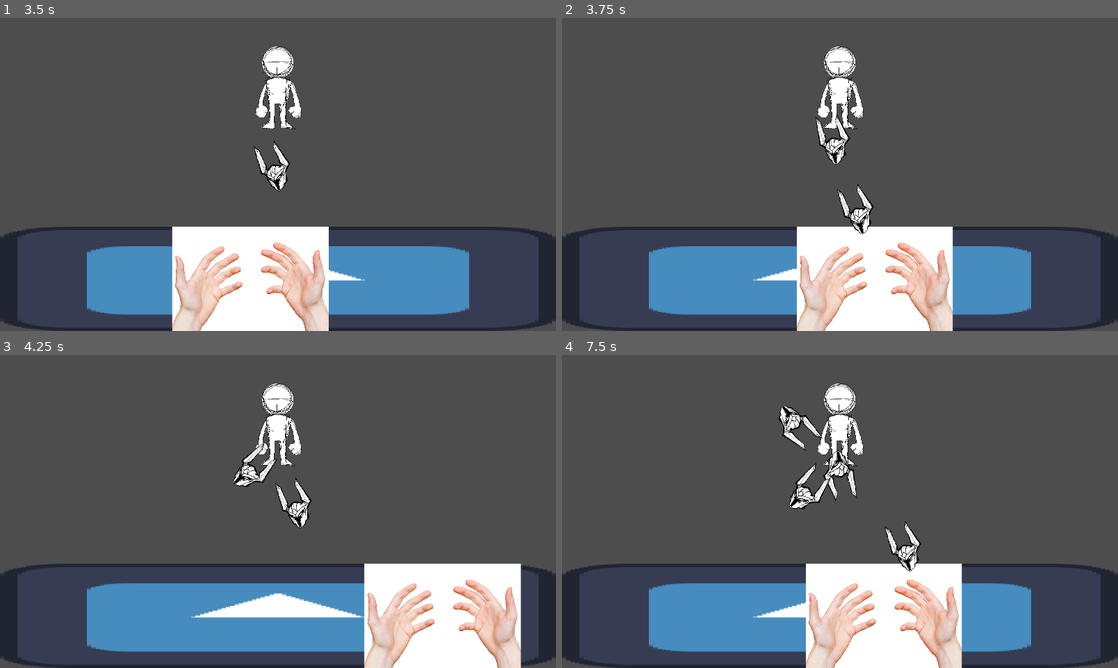
Above: before the commit, frames 1-4 (two rows, left to right).
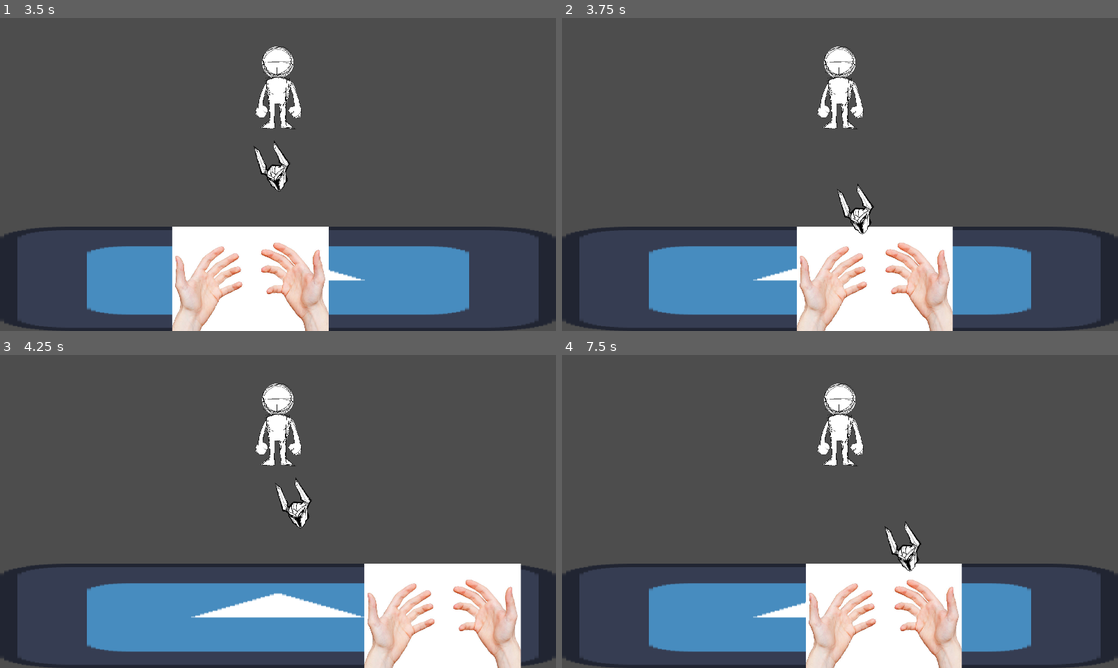
Above: after the commit, the same moments.

Repository: it64070101/funky-flask-flinging
Game: Godot game, scene res://nodes/test_scene.tscn
Same seed, same stepped clock (60 frames per second), same inputs: the game is played once before the commit and once after it. The engine's default icon, where the game draws it, is replaced by a stand-in: a white triangle on a blue panel in a dark square.
Inputs (mouse positions are in pixels of both pictures, inside the frame that each line leads up to):
- Up to frame 1 (3.5 s): tap Enter at 0.5 s; move the mouse to (400, 158) at 0.52 s; hold Right (ui_right) 0.53-1.28 s; click (400, 158) at 0.67 s; move the mouse to (166, 190) at 1.27 s; hold Left (ui_left) 1.28-2.03 s; click (166, 190) at 1.42 s; move the mouse to (333, 105) at 2.02 s; hold Right (ui_right) from 2.03 s (still down); click (333, 105) at 2.17 s; move the mouse to (250, 237) at 2.77 s; click (250, 237) at 2.92 s
- Up to frame 2 (3.75 s): move the mouse to (1006, 221) at 3.52 s; release Right (ui_right) at 3.53 s; hold Left (ui_left) from 3.53 s (still down); click (1006, 221) at 3.67 s
- Up to frame 3 (4.25 s): keep holding Left (ui_left)
- Up to frame 4 (7.5 s): move the mouse to (673, 464) at 4.27 s; click (673, 464) at 4.42 s; move the mouse to (867, 511) at 5.02 s; click (867, 511) at 5.17 s; move the mouse to (756, 433) at 5.77 s; release Left (ui_left) at 5.78 s; hold Right (ui_right) from 5.78 s (still down); click (756, 433) at 5.92 s; move the mouse to (962, 495) at 6.52 s; click (962, 495) at 6.67 s; move the mouse to (728, 527) at 7.27 s; click (728, 527) at 7.42 s

Frame 1 is identical in both runs. In frame 2, 0.4% of the frame differs, in the area x 45-52%, y 30-47%; in frame 3, 0.4%; in frame 4, 1.2%, in the area x 38-53%, y 16-50%.

Commit message:
Flask kill self when colli cus.

Diff:
--- a/nodes/flask.gd
+++ b/nodes/flask.gd
@@ -8,6 +8,11 @@
 
 # Called every frame. 'delta' is the elapsed time since the previous frame.
 func _process(delta):
-	print(position.y)
+	#print(position.y)
 	if (position.y <= -10):
 		queue_free()
+
+
+func _on_check_customer_body_entered(body):
+	if (body.name == "Customer"):
+		self.queue_free()
--- a/nodes/flask.tscn
+++ b/nodes/flask.tscn
@@ -6,6 +6,9 @@
 [sub_resource type="CapsuleShape2D" id="CapsuleShape2D_ssi78"]
 radius = 60.0
 height = 120.0
+
+[sub_resource type="CircleShape2D" id="CircleShape2D_hp1ab"]
+radius = 60.0333
 
 [node name="Flask" type="RigidBody2D"]
 gravity_scale = -1.0
@@ -16,3 +19,10 @@
 
 [node name="Potionplaceholder" type="Sprite2D" parent="."]
 texture = ExtResource("1_2o3yk")
+
+[node name="CheckCustomer" type="Area2D" parent="."]
+
+[node name="CollisionShape2D" type="CollisionShape2D" parent="CheckCustomer"]
+shape = SubResource("CircleShape2D_hp1ab")
+
+[connection signal="body_entered" from="CheckCustomer" to="." method="_on_check_customer_body_entered"]
Not shown: 1 places in nodes/flask.tscn that only renumber resources
Not shown, added: sprite/malesprite.png.import
